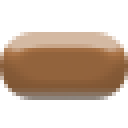
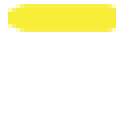
Before/after of a 128 x 128 layered artwork. What changed in the layer stack:
painted on "Rounded Rectangle 1" over left=0, top=4, right=128, bottom=100
